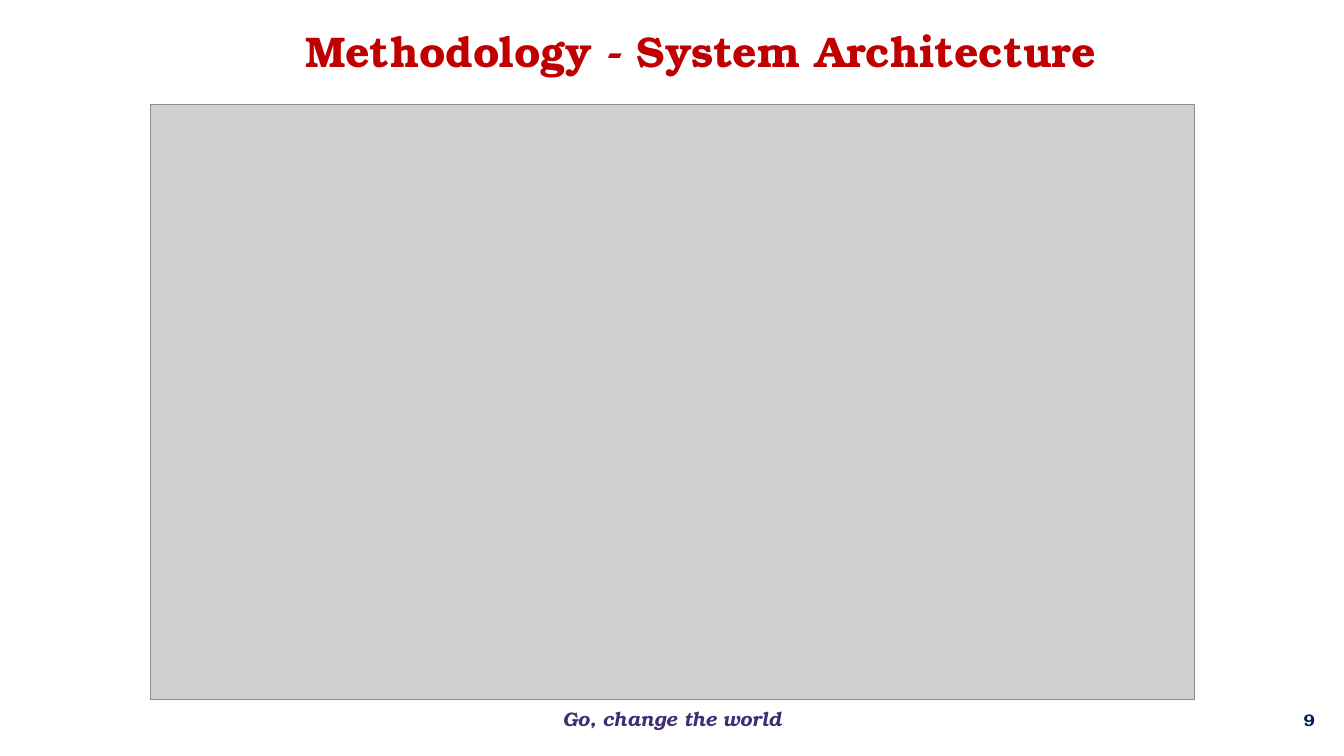
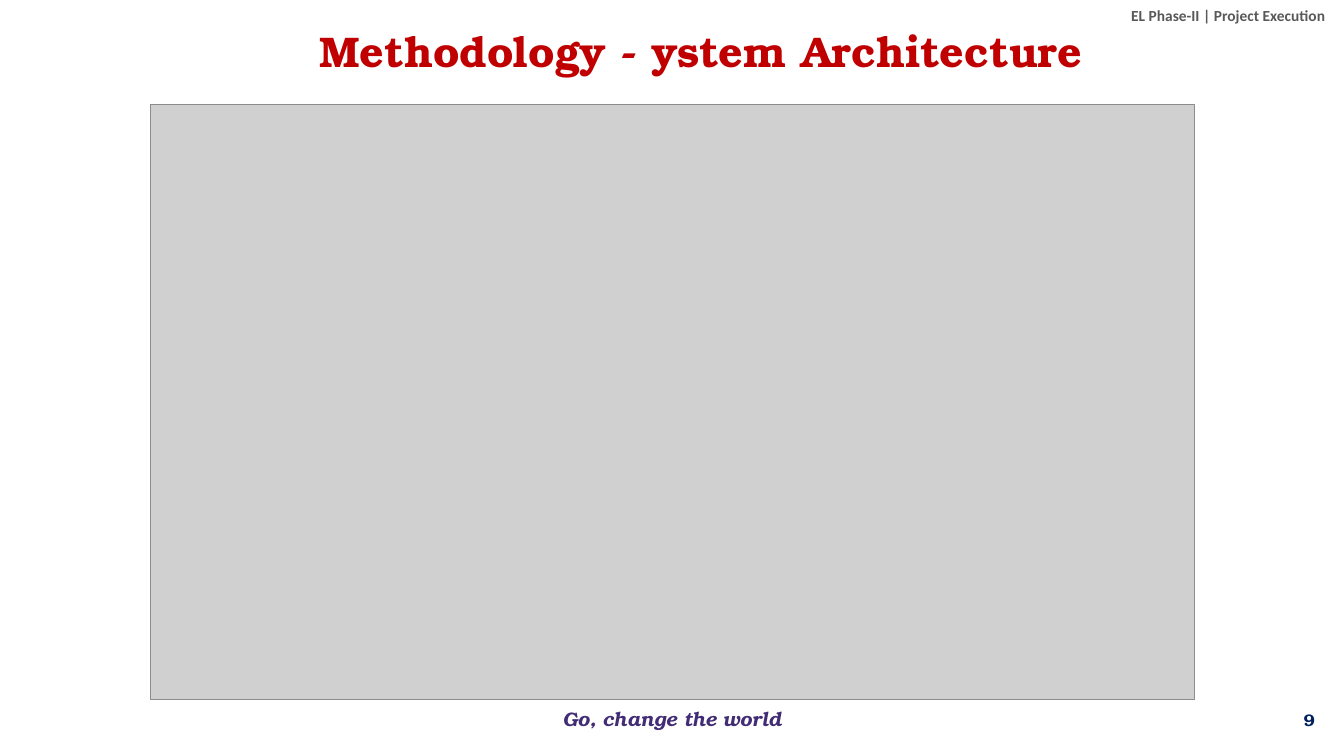
Before and after one commit to overclocked-2124/ChipCheck, a slide deck: slide 9 of docs/presentation/AI-Driven Adaptive Physical Testing for Embedded Systems - Phase 2.pptx. Drawn at 1344x756 pixels with LibreOffice and Linux fonts; fonts in the diff are those of the drawing; grey boxes stand for pictures; background and template pictures are left out. Boxes give left, top, right and bottom in pixels: in the first picture for what was removed or moved away, otherwise in the second. Text is boxed around its words. In the diff, an @@ line names an element or a change of style, - is before the commit and + after.

```diff
--- a/docs/presentation/AI-Driven Adaptive Physical Testing for Embedded Systems - Phase 2.pptx
+++ b/docs/presentation/AI-Driven Adaptive Physical Testing for Embedded Systems - Phase 2.pptx
@@ text added at (1131, 10, 1325, 24), 11 pt, text #595959, bold @@
+EL Phase-II | Project Execution
@@ text in rectangle at (320, 34, 1082, 78): text changed @@
-Methodology - System Architecture
+Methodology - ystem Architecture
```
Also in this commit, not shown: 16 other slides changed, 4 slides added, 1 slide removed.
